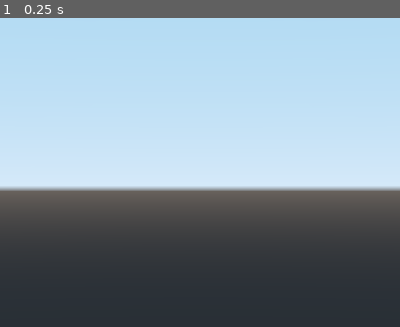
Above: before the commit, frame 1.
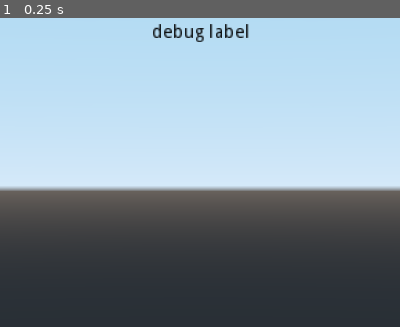
Above: after the commit, the same moment.

Repository: Jantho1990/Pseudo-3D-Layer-Test
Game: Godot game, scene res://maps/DialogueTest/DialogueTestMap.tscn
Same seed, same stepped clock (60 frames per second), same inputs: the game is played once before the commit and once after it. This scene is started directly instead of the project's main scene.
Inputs:
- Up to frame 1 (0.25 s): no input
The pictures show only the part of the screen within x 25-75%, y 0-50%; the shares and areas given below are measured in that part.

The runs differ from the first frame. In frame 1, 0.6% of the frame differs, in the area x 38-63%, y 1-8%.

Commit message:
added ability to dispatch signals from a dialogue block

Diff:
--- a/dialogue_scripts/dialogue/TestDialogue0.json
+++ b/dialogue_scripts/dialogue/TestDialogue0.json
@@ -14,6 +14,12 @@
       "character": "TestPlayer1",
       "character_display_name": "[b]Test Player 1[/b]",
       "text": "Which I guess is me, so you're speaking to myself, I guess.",
+      "signals": [
+        {
+          "name": "test_signal",
+          "data": { "text": "Here is some dispatched text!" }
+        }
+      ],
       "next": "intro_2"
     },
     "intro_2": {
--- a/maps/DialogueTest/DialogueTestMap.gd
+++ b/maps/DialogueTest/DialogueTestMap.gd
@@ -18,8 +18,10 @@
 #  pass
 
 
-func _on_Test_signal():
+func _on_Test_signal(data):
   print('Test signal received!')
+  print(data.text)
+  GlobalSignal.dispatch('debug_label', { 'text': data.text })
 
 
 func _on_Timer_timeout():
--- a/maps/DialogueTest/DialogueTestMap.tscn
+++ b/maps/DialogueTest/DialogueTestMap.tscn
@@ -1,8 +1,9 @@
-[gd_scene load_steps=4 format=2]
+[gd_scene load_steps=5 format=2]
 
 [ext_resource path="res://systems/dialogue_handler/renderers/DialogueBoxRenderer.tscn" type="PackedScene" id=1]
 [ext_resource path="res://entities/3D/Fake2D/Fake2DCharacter.tscn" type="PackedScene" id=2]
 [ext_resource path="res://maps/DialogueTest/DialogueTestMap.gd" type="Script" id=3]
+[ext_resource path="res://_debug/DebugLabel.gd" type="Script" id=4]
 
 [node name="DialogueTestMap" type="Spatial"]
 script = ExtResource( 3 )
@@ -14,3 +15,15 @@
 
 [node name="Timer" type="Timer" parent="."]
 one_shot = true
+
+[node name="DebugLabel" type="Label" parent="."]
+anchor_right = 1.0
+margin_top = 20.0
+margin_bottom = 14.0
+custom_colors/font_color = Color( 0, 0, 0, 1 )
+text = "debug label"
+align = 1
+script = ExtResource( 4 )
+__meta__ = {
+"_edit_use_anchors_": false
+}
--- a/systems/dialogue_handler/renderers/DialogueBoxRenderer.gd
+++ b/systems/dialogue_handler/renderers/DialogueBoxRenderer.gd
@@ -81,6 +81,17 @@
     finish()
 
 
+# Handle any signals present in a block.
+func process_signals(block):
+  if not block.has('signals'): return
+
+  var signals = block.signals
+  for dialogue_signal in signals:
+    match dialogue_signal.has('data'):
+      true: GlobalSignal.dispatch(dialogue_signal.name, dialogue_signal.data)
+      false: GlobalSignal.dispatch(dialogue_signal.name, dialogue_signal.data)
+
+
 # Renders a dialogue script in a dialogue box.
 func render(dialogue):
   content = dialogue.content
@@ -101,6 +112,8 @@
 
 # Renders text-type content.
 func render_type_text(block_name : String, block):
+  process_signals(block)
+
   var character_name
   if block.has('anonymous') and block.anonymous:
     character_name = anonymous_name
